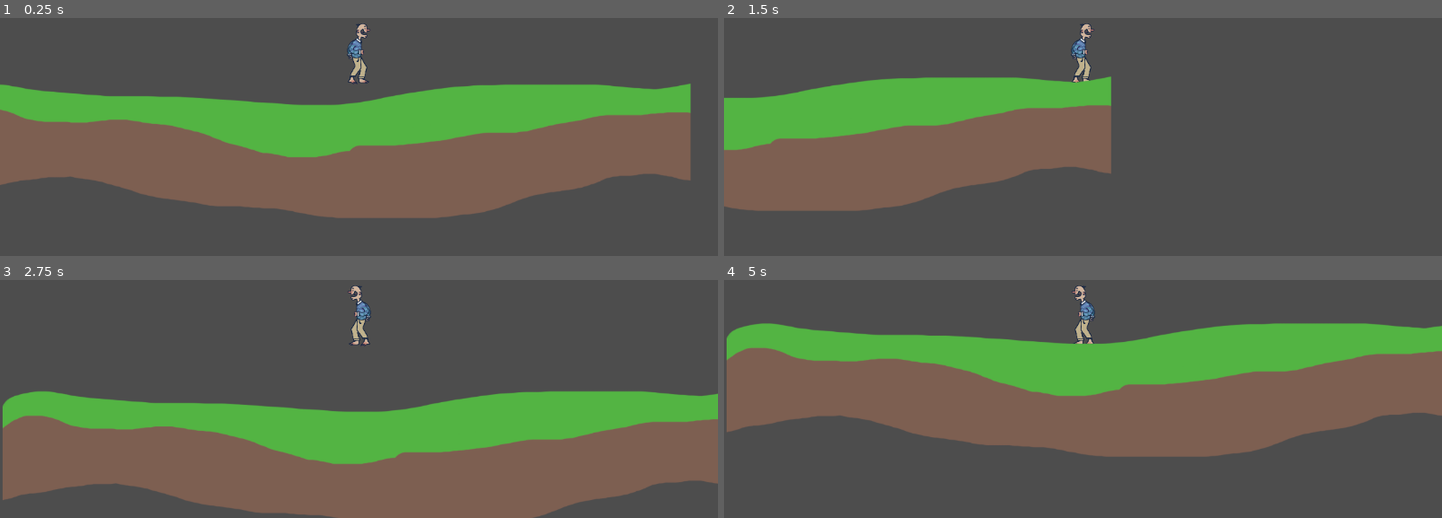
Above: before the commit, frames 1-4 (two rows, left to right).
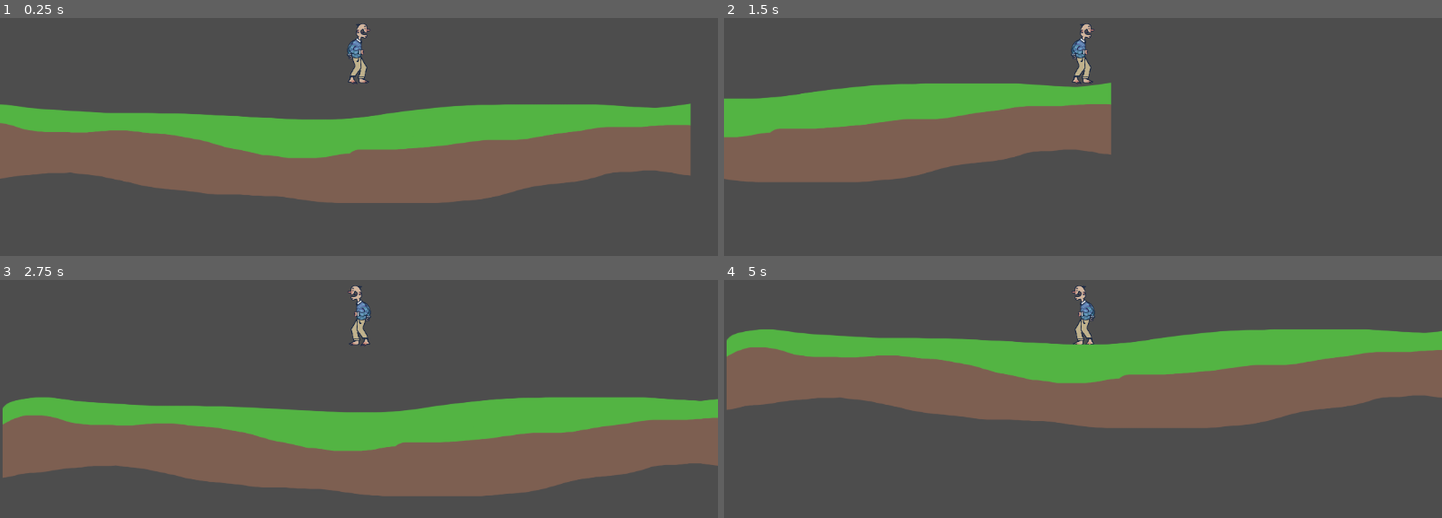
Above: after the commit, the same moments.

Repository: parneyw/platformer-2d
Game: Godot game, scene res://scenes/level.tscn
Same seed, same stepped clock (60 frames per second), same inputs: the game is played once before the commit and once after it.
Inputs:
- Up to frame 1 (0.25 s): no input
- Up to frame 2 (1.5 s): tap Enter (ui_accept) at 0.5, 0.77 s; hold Right (ui_right) from 0.53 s (still down)
- Up to frame 3 (2.75 s): tap Enter (ui_accept) at 1.52, 2 s; release Right (ui_right) at 2.03 s; hold Left (ui_left) from 2.03 s (still down)
- Up to frame 4 (5 s): release Left (ui_left) at 2.78 s; hold Right (ui_right) 2.78-4.28 s; tap Enter (ui_accept) at 3.02, 3.77, 4.52 s; hold Left (ui_left) from 4.28 s (still down)

The runs differ from the first frame. In frame 1, 14% of the frame differs, in the area x 0-97%, y 27-85%; in frame 2, 8.2%; in frame 3, 14%; in frame 4, 14%.

Commit message:
Update level.tscn
rescaled ground

Diff:
--- a/scenes/level.tscn
+++ b/scenes/level.tscn
@@ -16,6 +16,7 @@
 
 [node name="ground" parent="." instance=ExtResource("2_xvw58")]
 position = Vector2(578, 565)
+scale = Vector2(1, 1)
 
 [node name="bounds" type="Node2D" parent="."]
 
